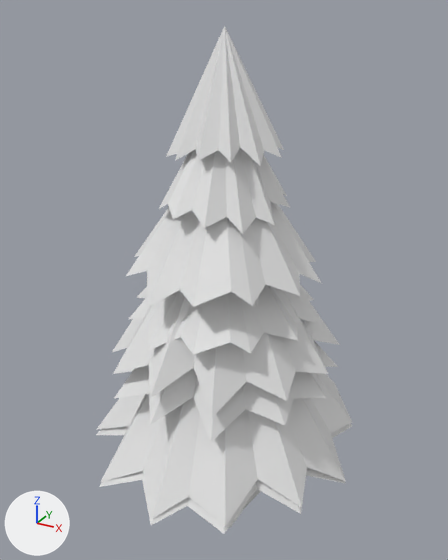
Before and after pictures for a commit that changed the glTF model dist/models/naturaleza.glb.
The view is the same before and after, from a 50 mm lens placed at (1.3, -2.36, 2.18), pointed at (-0.02, 0.05, 0.98). Lighting does not change. The marker at lower left points along +X, +Y and +Z. The older version comes first. Vertices at exactly the same position are counted once.

The first picture shows 'pino_1_copa', 'pino_2_copa' and 1 more.
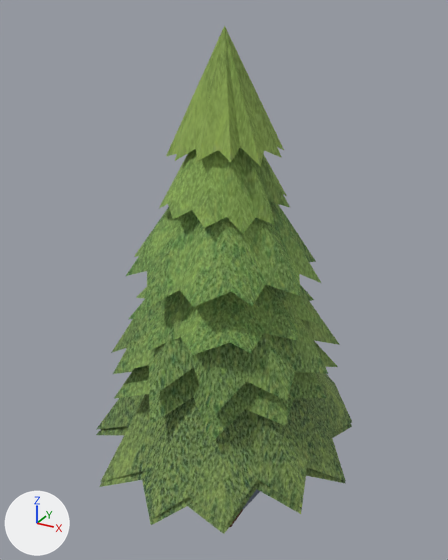
Pixel boxes (x1, y1, x2, y2) of what changed, in the pictures (448 x 560 px):
part 1 of me_pino_1_copa, recoloured (white to green)
    both: (96, 285, 352, 534)
part 2 of me_pino_2_copa, recoloured (white to green)
    both: (96, 26, 352, 526)

What changed in the scene script:
```text
Add img_arbolito_pino_follaje_normal:
    img_arbolito_pino_follaje_normal = load_image('arbolito_pino_follaje_normal', '_unpacked/arbolito_pino_follaje_normal', 1024, 1024, 'Non-Color')
Add img_arbolito_pino_follaje_basecolor:
    img_arbolito_pino_follaje_basecolor = load_image('arbolito_pino_follaje_basecolor', '_unpacked/arbolito_pino_follaje_basecolor', 1024, 1024, 'sRGB')
Add img_arbolito_pino_follaje_roughness:
    img_arbolito_pino_follaje_roughness = load_image('arbolito_pino_follaje_roughness', '_unpacked/arbolito_pino_follaje_roughness', 1024, 1024, 'Non-Color')
Add mat_follaje_pintado_pino:
    mat_follaje_pintado_pino = bpy.data.materials.new('Follaje pintado pino')
    # uses the picture img_arbolito_pino_follaje_basecolor
    # uses the picture img_arbolito_pino_follaje_normal
    # uses the picture img_arbolito_pino_follaje_roughness
Change me_pino_1_copa:
    used by ob_pino_1_copa; location = (0.0, 0.0, 0.0)
    remove me_pino_1_copa.from_pydata(...)  # 217 vertices, 216 faces; spans x -0.66..0.67, y -0.71..0.72, z 0.06..1.69
    add me_pino_1_copa.from_pydata(...)  # 217 vertices, 216 faces; spans x -0.66..0.67, y -0.71..0.72, z 0.05..1.69
    me_pino_1_copa part 1: 216 faces spanning x -0.66..0.67, y -0.71..0.72, z 0.05..1.69 switch from no material to mat_follaje_pintado_pino
    edits to the shape of me_pino_1_copa do not show in these pictures
Change me_pino_2_copa:
    where me_pino_2_copa.from_pydata(...)  # 217 vertices, 216 faces; spans x -0.66..0.67, y -0.7..0.71, z 0.07..2.11
    used by ob_pino_2_copa; location = (0.0, 0.0, 0.0)
    me_pino_2_copa part 2: 216 faces spanning x -0.66..0.67, y -0.7..0.71, z 0.07..2.11 switch from no material to mat_follaje_pintado_pino
```
